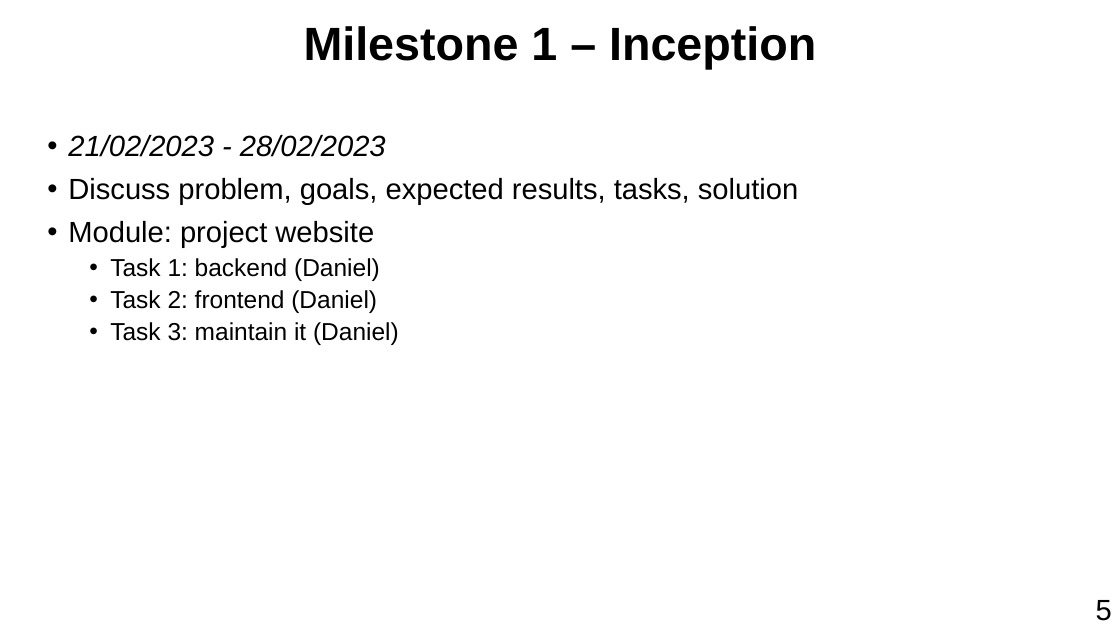
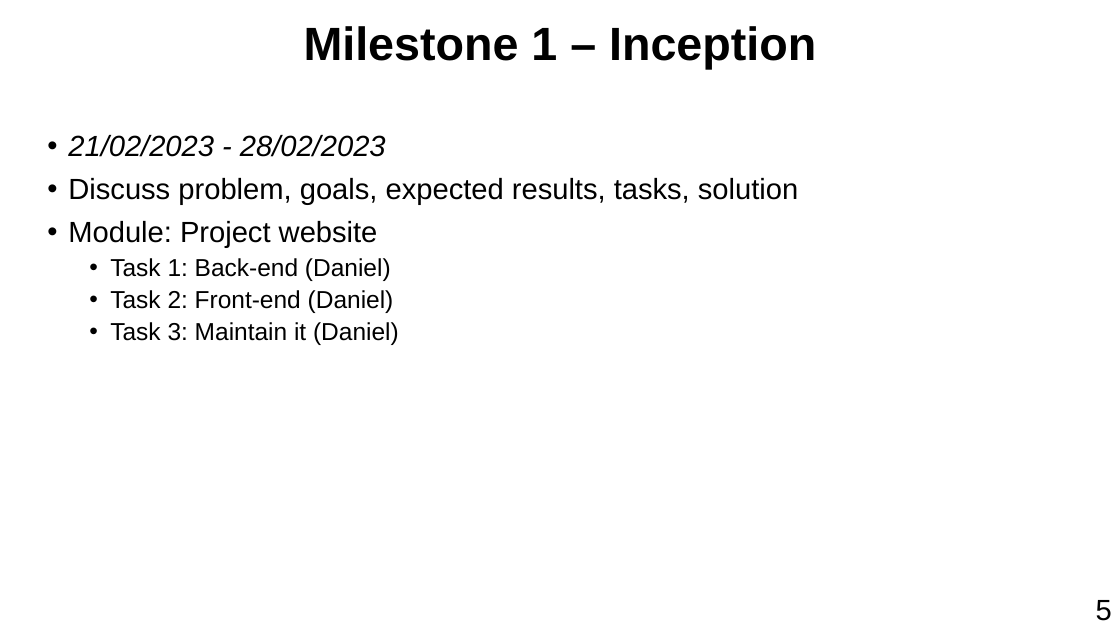
Before and after one commit to zzzzz151/AI-text-detector, a slide deck: slide 5 of PresentationInception.pptx. Drawn at 1120x630 pixels with LibreOffice and Linux fonts; fonts in the diff are those of the drawing. Boxes give left, top, right and bottom in pixels: in the first picture for what was removed or moved away, otherwise in the second. Text is boxed around its words. In the diff, an @@ line names an element or a change of style, - is before the commit and + after.

```diff
--- a/PresentationInception.pptx
+++ b/PresentationInception.pptx
@@ text at [68,221,399,345]: text changed @@
-• Module: project website
-  • Task 1: backend (Daniel)
-  • Task 2: frontend (Daniel)
-  • Task 3: maintain it (Daniel)
+• Module: Project website
+  • Task 1: Back-end (Daniel)
+  • Task 2: Front-end (Daniel)
+  • Task 3: Maintain it (Daniel)
```
Also in this commit, not shown: 1 other slide changed.
